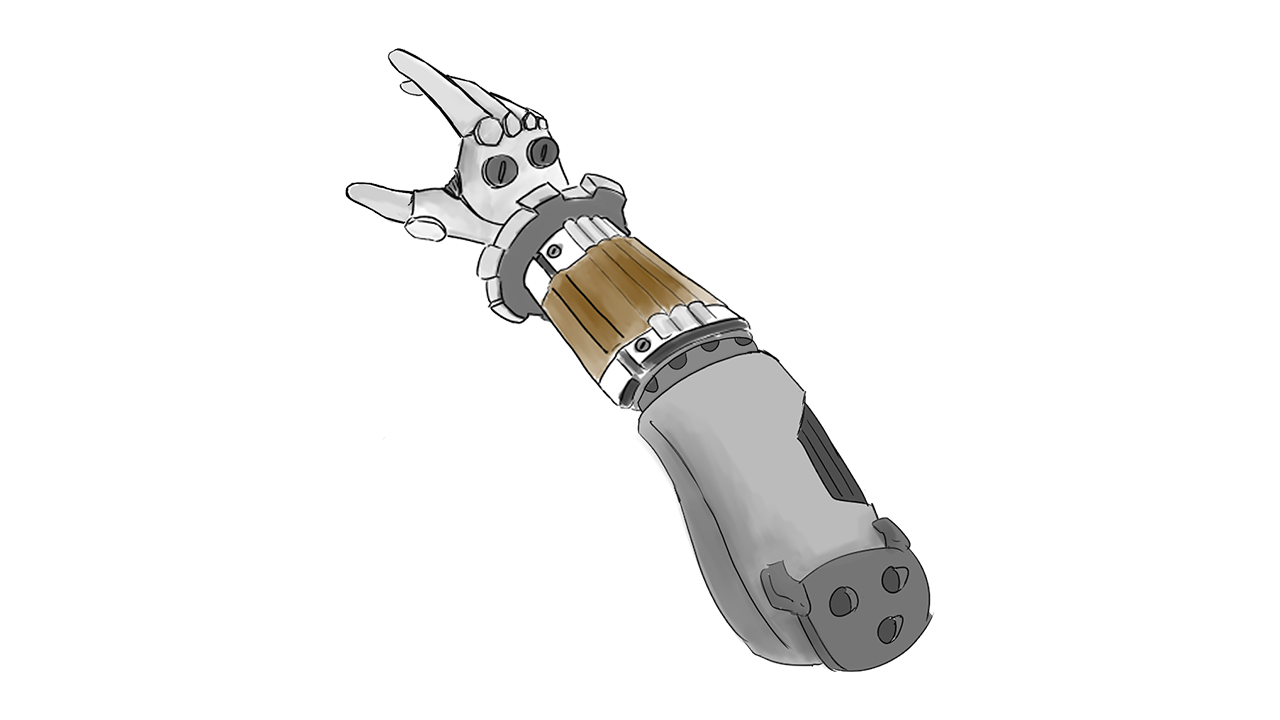
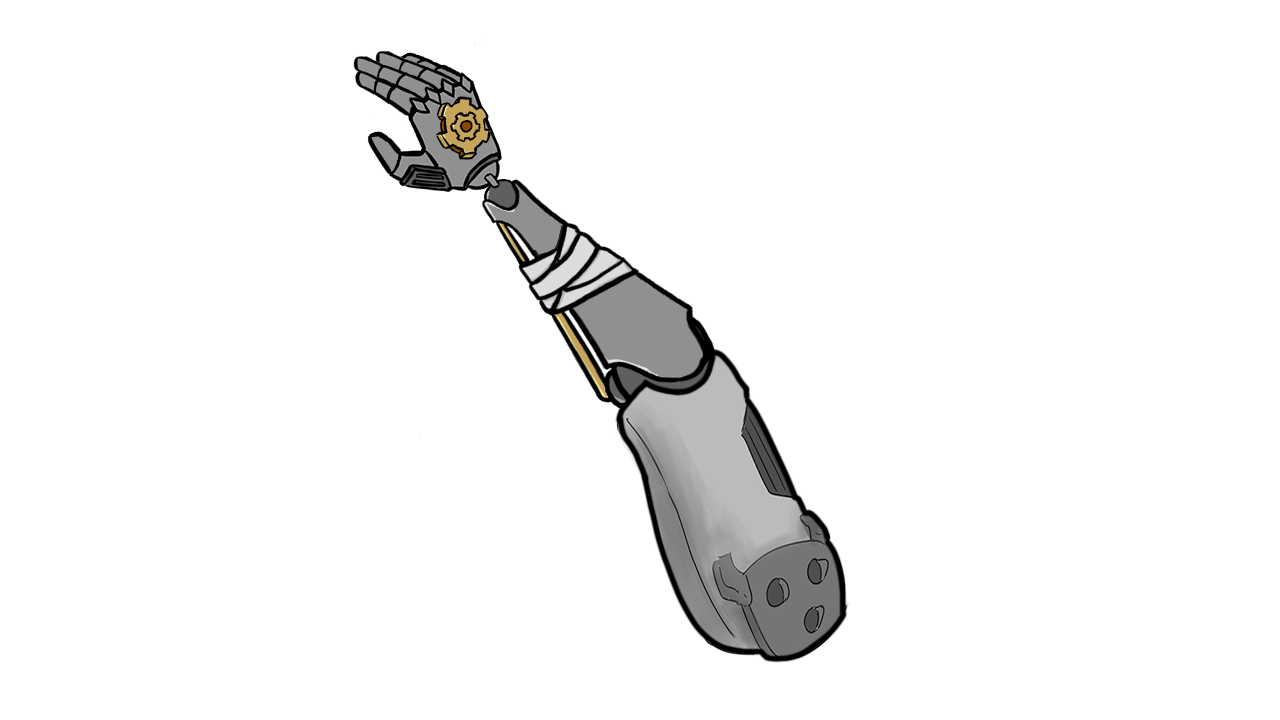
Comparing the layer stacks of the two 1280 x 720 images. Changes:
added layer "cog" above "upper arm" over [435, 39, 491, 160]
painted on "upper arm" over [382, 348, 935, 672]
removed layer "lower arm" over [345, 48, 760, 434]
added layer "hand" above "thumb" over [357, 52, 502, 205]
added layer "thumb" above "point bot" over [367, 131, 410, 179]
added layer "point bot" above "popint mid" over [386, 84, 428, 119]
added layer "popint mid" above "point top" over [373, 79, 402, 105]
added layer "point top" above "middle bot" over [355, 71, 385, 95]
added layer "middle bot" above "middle mid" over [393, 72, 442, 105]
added layer "middle mid" above "middle top" over [375, 65, 411, 90]
added layer "middle top" above "ring bot" over [353, 56, 391, 82]
added layer "ring bot" above "ring mid" over [415, 67, 463, 99]
added layer "ring mid" above "ring top" over [397, 59, 432, 85]
added layer "ring top" above "pinky bot" over [375, 51, 412, 76]
added layer "pinky bot" above "pinky mid" over [433, 63, 473, 96]
added layer "pinky mid" above "pinky top" over [415, 58, 446, 79]
added layer "pinky top" above "arm" over [399, 52, 431, 71]
added layer "arm" above "ball" over [480, 178, 718, 418]
added layer "ball" over [350, 88, 521, 215]
